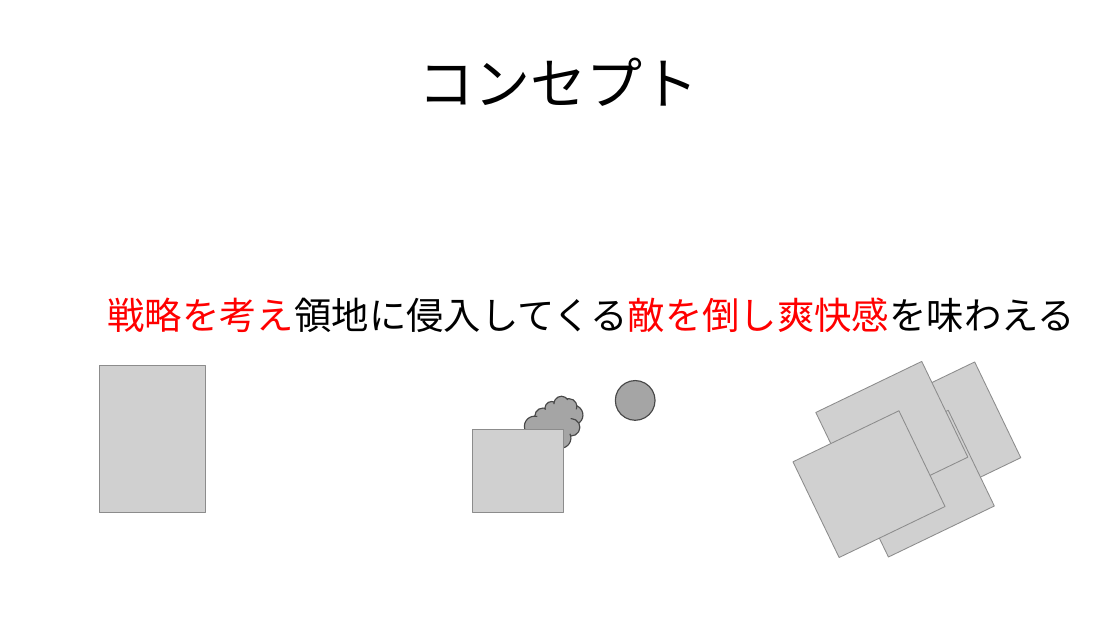
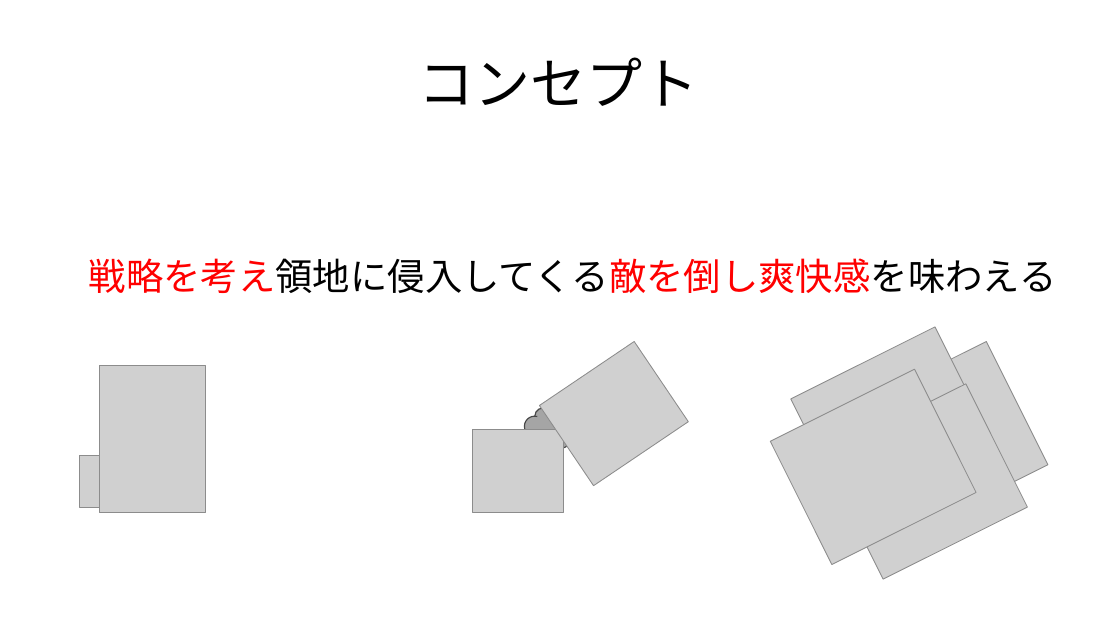
Before and after one commit to sayudesu/ToD, a slide deck: slide 2 of _Proposal/TowerOfDefense.pptx. Drawn at 1120x630 pixels with LibreOffice and Linux fonts; fonts in the diff are those of the drawing; grey boxes stand for pictures; background and template pictures are left out. Boxes give left, top, right and bottom in pixels: in the first picture for what was removed or moved away, otherwise in the second. Text is boxed around its words. In the diff, an @@ line names an element or a change of style, - is before the commit and + after.

```diff
--- a/_Proposal/TowerOfDefense.pptx
+++ b/_Proposal/TowerOfDefense.pptx
@@ text "戦略を考え領地に侵入してくる敵を倒し爽快感を味わえる": place and size @@
-text "戦略を考え領地に侵入してくる敵を倒し爽快感を味わえる" at <box>107,297,1075,332</box>
+text "戦略を考え領地に侵入してくる敵を倒し爽快感を味わえる" at <box>89,258,1057,293</box>
@@ picture: place and size @@
-picture at <box>816,362,968,509</box>
+picture at <box>791,327,997,522</box>
@@ picture added at <box>539,341,688,485</box> @@
@@ picture: place and size @@
-picture at <box>870,362,1022,509</box>
+picture at <box>842,342,1048,537</box>
@@ ellipse removed at <box>616,381,655,420</box> @@
@@ picture: place and size @@
-picture at <box>793,410,945,558</box>
+picture at <box>770,369,976,565</box>
@@ picture: place and size @@
-picture at <box>843,410,995,558</box>
+picture at <box>822,384,1028,579</box>
@@ picture added at <box>80,456,150,507</box> @@
```
Also in this commit, not shown: 4 other slides changed, 4 slides added, 1 other file.
